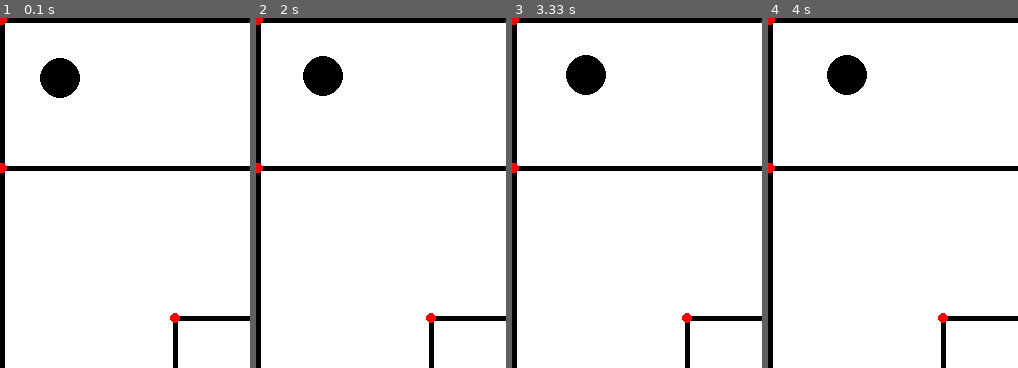
Above: before the commit, frames 1-4 (left to right).
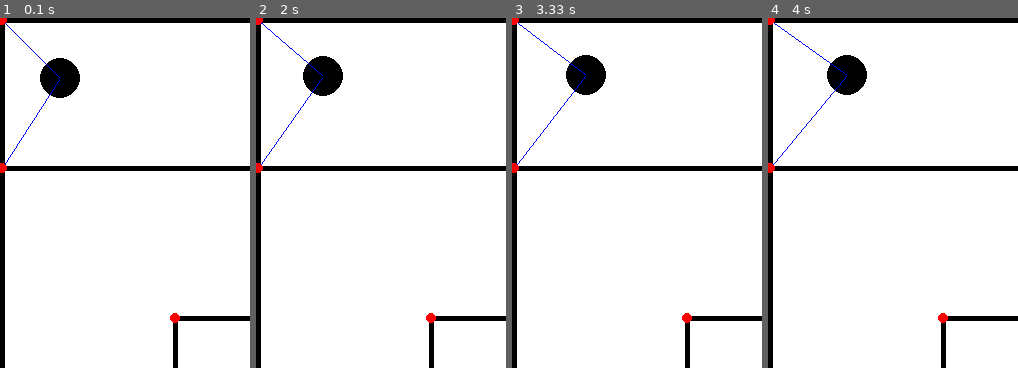
Above: after the commit, the same moments.

Repository: lukassanting/ARS_PSO_Assignment
Game: pygame game, started from Assignment_5/main.py
Two runs of this game, one before a commit and one after it. Both use one fixed random seed, a clock stepped at 60 frames per second and the inputs below.
Inputs:
- Up to frame 1 (0.1 s): no input
- Up to frame 2 (2 s): tap X at 0.33 s; hold W 1.17-1.63 s; hold D from 1.67 s (still down)
- Up to frame 3 (3.33 s): release D at 2.13 s; hold A 2.17-2.7 s; hold S 2.73-3.03 s
- Up to frame 4 (4 s): hold W 3.5-3.87 s; hold D from 3.9 s (still down)
The pictures show only the part of the screen within x 0-50%, y 0-50%; the shares and areas given below are measured in that part.

The runs differ from the first frame. In frame 1, 0.2% of the frame differs, in the area x 2-24%, y 1-42%; in frame 2, 0.2%; in frame 3, 0.2%; in frame 4, 0.2%, in the area x 2-32%, y 1-42%.

Commit message:
visualize trilateration

Diff:
--- a/Assignment_5/main.py
+++ b/Assignment_5/main.py
@@ -30,7 +30,7 @@
 walls = [wall_north, wall_south, wall_east, wall_west, wall_c1, wall_c2, wall_c3, wall_c4]
 
 # CREATE INSTANCES OF BEACON CLASS IN sensor_model.py - POSITIONED AT ENDS OF WALLS
-beacon_radius=100
+beacon_radius = 200
 beacon_A = Beacon(0+w_offset, 0+w_offset, beacon_radius)
 beacon_B = Beacon(500-w_offset, 0+w_offset, beacon_radius)
 beacon_C = Beacon(0+w_offset, 150, beacon_radius)
@@ -54,7 +54,7 @@
               FPS=FPS,
               current_time=0)
 
-def simulation(display, bot, walls, beacons, FPS=50):
+def simulation(display, bot: Robot, walls, beacons: List[Beacon], FPS=50):
     while True:
         key = None
         for event in pygame.event.get():
@@ -66,7 +66,25 @@
 
         display.fill(white)
         bot.draw()
-        bot.draw_track()
+
+        # draw active beacons
+        print(bot._pos)
+        active_beacons = nr_active_beacons(beacons, *bot._pos)
+        print(f'Active beacons: {len(active_beacons)}')
+        for act_b in active_beacons:
+            bot.draw_active_beacon(act_b.pos)
+
+        # check if trilateration can be done
+        if len(active_beacons) >= 3:
+            print(f'At least 3 active beams found. Performing trilateration...')
+            beam_robot_dist = trilateration(bot._pos, active_beacons[:3])
+            print(f'Estimated bot position: {beam_robot_dist}')
+            print(f'Real bot position: {bot._pos}')
+
+            bot.draw_track((0, 0, 255))
+
+        else:
+            bot.draw_track((0, 0, 0))
 
         for wall in walls:
             pygame.draw.line(display, black, wall[0], wall[1], wall_thickness)
--- a/Assignment_5/pygame_classes.py
+++ b/Assignment_5/pygame_classes.py
@@ -41,8 +41,11 @@
     def draw(self):
         pygame.draw.circle(self._display, self._color, (self._pos[0], self._pos[1]), self._radius)
 
-    def draw_track(self):
-        pygame.draw.lines(self._display, self._color, False, self._positions)
+    def draw_track(self, color: pygame.Color):
+        pygame.draw.lines(self._display, color, False, self._positions)
+
+    def draw_active_beacon(self, beacon_pos):
+        pygame.draw.line(self._display, (0, 0, 255), (self._pos[0], self._pos[1]), beacon_pos)
 
     # ---------------------------------------------------------------------------------
     # Code for draw_dashed_line() and draw_dashed_lines() copied from user Rabbid76 on StackOverflow:
--- a/Assignment_5/sensor_model.py
+++ b/Assignment_5/sensor_model.py
@@ -33,11 +33,15 @@
     def active(self):
         return self._active
 
+    @property
+    def pos(self):
+        return (self.x, self.y)
+
 def verbose_all_beacons(beacons: list) -> None:
     for b in beacons:
         print(b)
 
-def nr_active_beacons(beacons: List[Beacon], x: float, y: float) -> list:
+def nr_active_beacons(beacons: List[Beacon], x: float, y: float, theta: float) -> list:
     '''
         returns the beacons that are active. A beacon is considered active when the robot center
         position is inside the range circle of the beacon (the laser beam reaches the center of the robot)
@@ -50,7 +54,8 @@
     for b in beacons:
         # find euclidean distance betweeen beacon and center of robot
         robot_pos, beacon_pos = np.array((x, y)), np.array((b.x, b.y))
-        dist = np.linalg.norm(robot_pos - beacon_pos)
+        print(robot_pos.shape, beacon_pos.shape)
+        dist = np.linalg.norm(robot_pos[:1] - beacon_pos)
         print(f'Distance from robot: {dist}')
 
         # check if dist is in beacon range
@@ -73,7 +78,7 @@
     # calculate distance of robot from eaach beam (the distance corresponds to signal strength from the beamer)
     beam_robot_dist = []
     for b in beacons:
-        beam_robot_dist.append(np.linalg.norm(np.array([robot_pos]) - np.array((b.x, b.y))))
+        beam_robot_dist.append(np.linalg.norm(np.array(robot_pos[:2]) - np.array((b.x, b.y))))
 
     # trilateration algorithm
     A = 2 * beacons[1].x - 2 * beacons[0].x
@@ -88,7 +93,7 @@
 
     return x, y
 
-
+'''
 #### TESTING ####
 
 NR_BEACONS = 5
@@ -124,3 +129,4 @@
 
 plt.scatter(bot_pos[0], bot_pos[1], c='r')
 plt.show()
+'''
